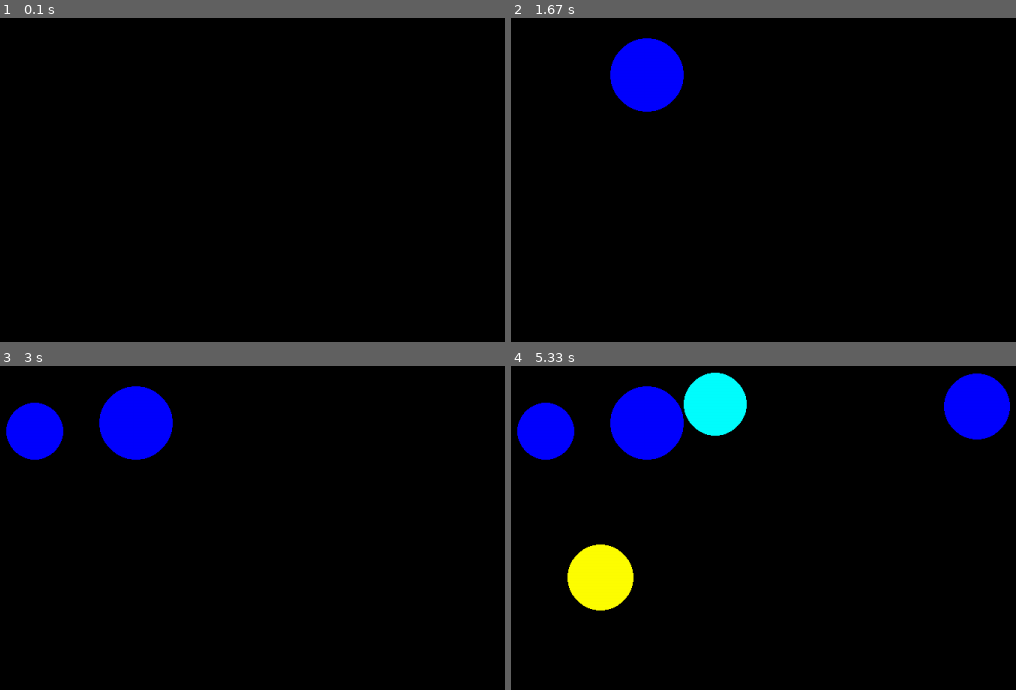
Above: before the commit, frames 1-4 (two rows, left to right).
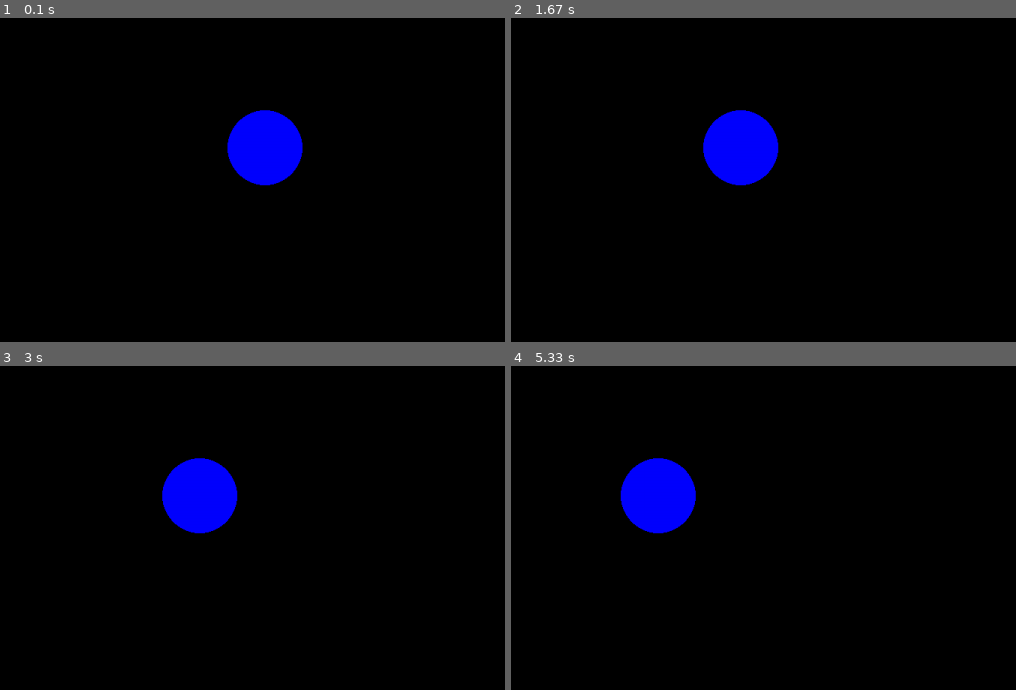
Above: after the commit, the same moments.

Repository: Alrast/mipt_ratin_2020
Game: pygame game, started from ball_game.py
Same seed, same stepped clock (60 frames per second), same inputs: the game is played once before the commit and once after it.
Inputs (mouse positions are in pixels of both pictures, inside the frame that each line leads up to):
- Up to frame 1 (0.1 s): no input
- Up to frame 2 (1.67 s): click (899, 309) at 0.38 s
- Up to frame 3 (3 s): no input
- Up to frame 4 (5.33 s): no input

The runs differ from the first frame. In frame 1, 2.7% of the frame differs, in the area x 44-60%, y 28-52%; in frame 2, 5.4%; in frame 3, 7.0%; in frame 4, 13%, in the area x 1-99%, y 1-76%.

Commit message:
нормальный шарик +счетчик (можно играть)

Diff:
--- a/ball_game.py
+++ b/ball_game.py
@@ -5,10 +5,8 @@
 
 FPS = 30
 screen = pygame.display.set_mode((1200, 900))
-a=0
-b=0
-c=0
 
+#colors of balls
 RED = (255, 0, 0)
 BLUE = (0, 0, 255)
 YELLOW = (255, 255, 0)
@@ -18,51 +16,67 @@
 BLACK = (0, 0, 0)
 COLORS = [RED, BLUE, YELLOW, GREEN, MAGENTA, CYAN]
 
-example_to_save_coords=[]
+r = 50
+score=0
+score_in=0
+def new_ball():
+    '''рисует новый шарик '''
+    global x, y, r, like_speed_x, like_speed_y, color
+    x = randint(100, 1100)
+    y = randint(100, 900)
+    #r = randint(10, 100)
+    like_speed_x = randint(-1, 1)
+    like_speed_y = randint(-1, 1)
+    color = COLORS[randint(0, 5)]
+    return(x,y,color,like_speed_x,like_speed_y)
 
-def new_ball():
-    global x, y, r,example_to_save_coords
-    x = randint(100,700)
-    y = randint(100,500)
-    r = randint(30,50)
-    color = COLORS[randint(0, 5)]
-    circle(screen, color, (x, y), r)
-    f=x
-    m=y
-    l=r
-    return(f,m,l)
 
-def click(event):
-    print('koords',event.pos)
-    pos=pygame.mouse.get_pos()
-    global example_to_save_coords
-    for i in example_to_save_coords:
-        f,m,l = i
-        tmp_list=[]
-
-        if (pos[0]-f)^2+(pos[1]-m)^2<=l^2:
-            circle(screen, BLACK, (f, m), l)
-            tmp_list.append(i)
-    example_to_save_coords = [item for item in example_to_save_coords if item not in tmp_list]
-    return(event.pos)
-    # TODO: !!!!!
+def click(score_in):
+    score_in=0
+    if (((event.pos[0] - x)**2) + (event.pos[1] - y)**2) <= (r**2):
+        score_in+=1
+    else:
+        pass
+    return score_in
 
 pygame.display.update()
 clock = pygame.time.Clock()
 finished = False
 
+new_ball()
 while not finished:
-    clock.tick(FPS/30)
+    clock.tick(FPS)
     for event in pygame.event.get():
         if event.type == pygame.QUIT:
             finished = True
+            print('Ваши очки', score)
         elif event.type == pygame.MOUSEBUTTONDOWN:
-            click(event)
-            print('Click!')
-            #if (a-f)^2+(b-m)^2<=l^2:
-                 #circle(screen, black, (f, m), l)
+            score+=click(score_in)
+            print('click',event.pos[0],event.pos[1])
+            print('coords',x,y)
+            if abs(event.pos[0]-x) <= r:
+                if abs(event.pos[1]-y) <= r:
+                    new_ball()
 
-    example_to_save_coords.append(new_ball())
+
     pygame.display.update()
+    screen.fill(BLACK)
+    circle(screen, color, (x, y), r)
+
+    if (x-r)>10 and (x+r)<1190 and (y-r)>10 and (y+r)<890:
+        pygame.display.update()
+        screen.fill(BLACK)
+        x += like_speed_x
+        y += like_speed_y
+        circle(screen, color, (x, y), r)
+    elif (x-r)<=10 or (x+r)>=1190:
+        like_speed_x = -like_speed_x
+        x += like_speed_x
+        y += like_speed_y
+    elif (y-r)<=10 or (y+r)>=890:
+        like_speed_y = -like_speed_y
+        x += like_speed_x
+        y += like_speed_y
+
 
 pygame.quit()
